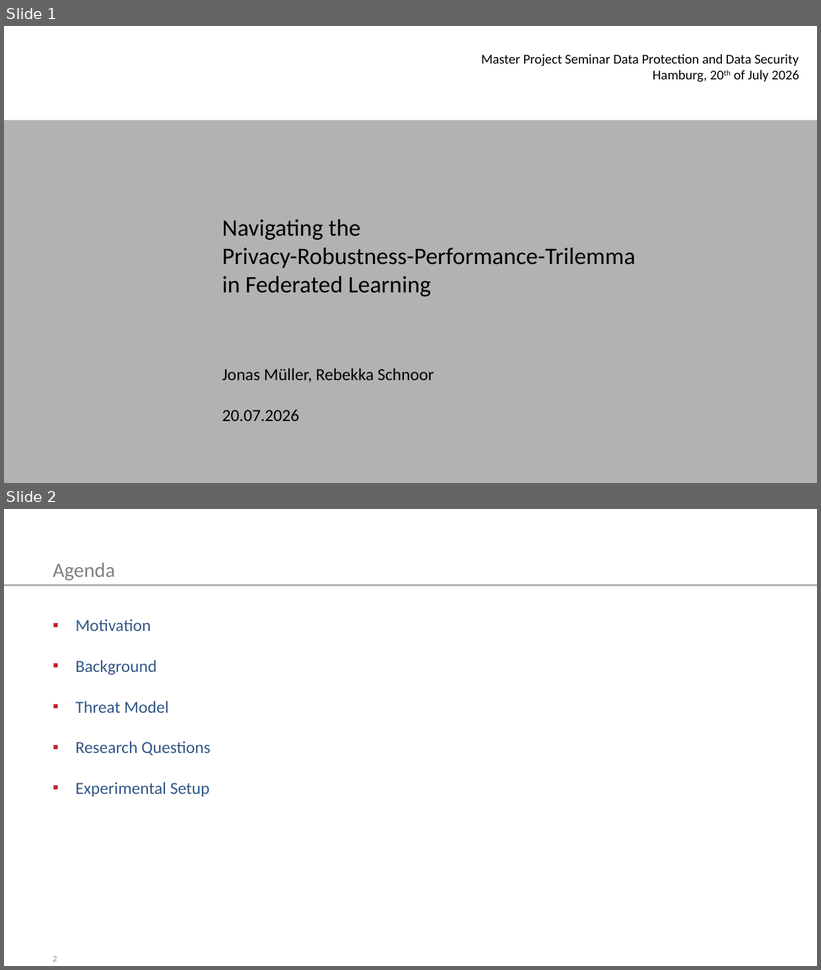
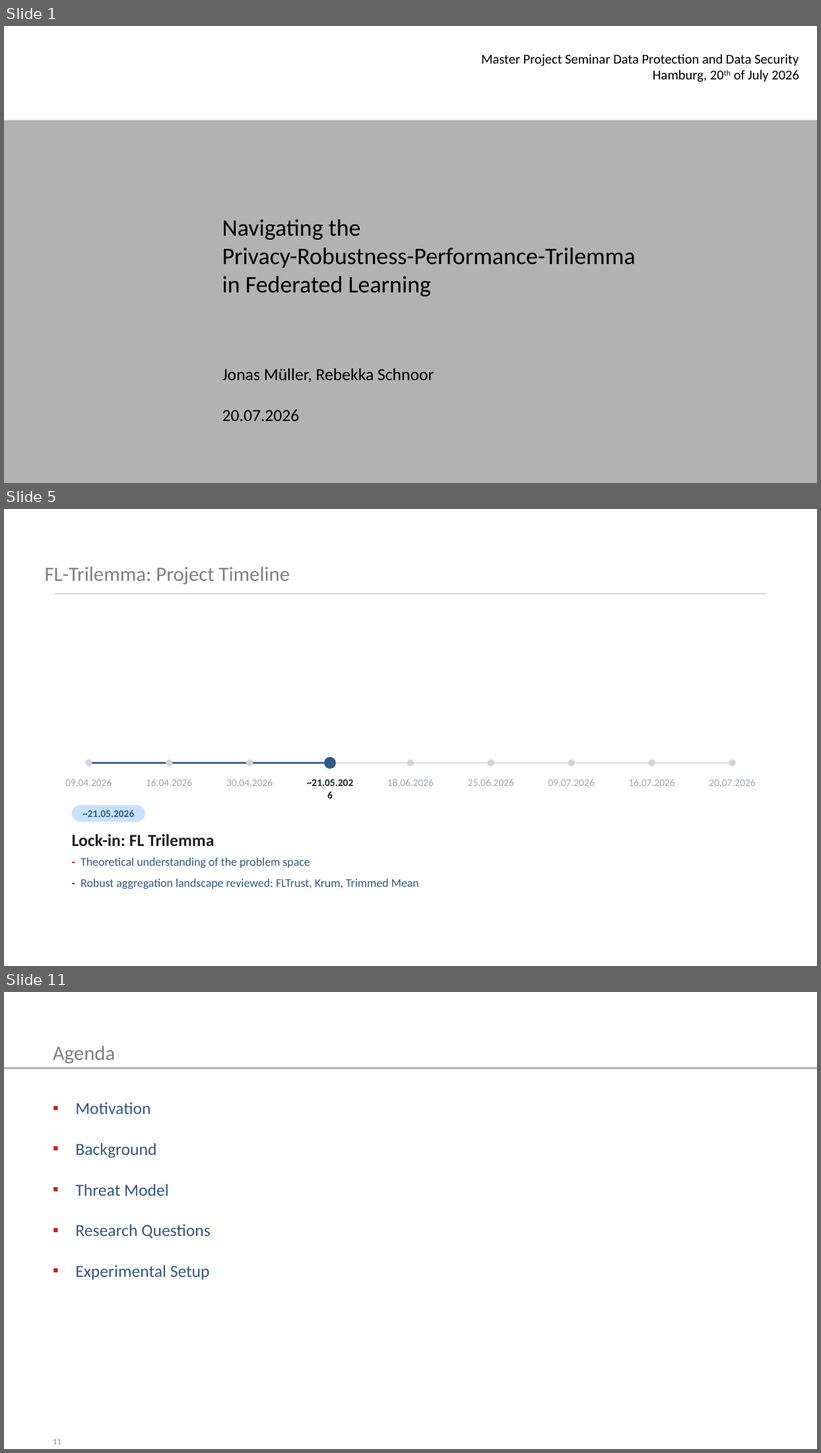
Before and after one commit to r-jschnoor/DPaDS, a slide deck: latex/final_presentation/DPaDS_final.pptx. Shown one above the other, each under a label of ours: slides 1 and 2 before the commit, slides 1, 5 and 11 after it; the slides between them are not shown. The pictures are 821x970 and 821x1453 pixels, drawn with LibreOffice and Linux fonts; fonts in the diff are those of the drawing; background and template pictures are left out. Boxes give left, top, right and bottom in pixels: in the first picture for what was removed or moved away, otherwise in the second. Text is boxed around its words. In the diff, an @@ line names an element or a change of style, - is before the commit and + after.

Commit message:
final pptx with timeline

```diff
--- a/latex/final_presentation/DPaDS_final.pptx
+++ b/latex/final_presentation/DPaDS_final.pptx
@@ slide 5 added at <box>4,509,817,966</box>, background #FFFFFF @@
@@ text added at <box>45,566,290,584</box>, 18 pt, text #808080 @@
+FL-Trilemma: Project Timeline
@@ line added from (54, 593) to (767, 593), #B3B3B3 0.75 pt @@
@@ ellipse added at <box>85,759,92,766</box>, fill #D1D5DB @@
@@ rounded rectangle added at <box>88,762,733,764</box>, fill #E2E2E2 @@
@@ rounded rectangle added at <box>88,762,330,764</box>, fill #325786 @@
@@ ellipse added at <box>166,759,172,766</box>, fill #D1D5DB @@
@@ ellipse added at <box>246,759,253,766</box>, fill #D1D5DB @@
@@ ellipse added at <box>324,757,337,769</box>, fill #325786 @@
@@ ellipse added at <box>407,759,414,766</box>, fill #D1D5DB @@
@@ ellipse added at <box>488,759,494,766</box>, fill #D1D5DB @@
@@ ellipse added at <box>568,759,575,766</box>, fill #D1D5DB @@
@@ ellipse added at <box>649,759,655,766</box>, fill #D1D5DB @@
@@ ellipse added at <box>729,759,736,766</box>, fill #D1D5DB @@
@@ text added at <box>65,780,112,786</box>, 9 pt, text #9CA3AF @@
+09.04.2026
@@ text added at <box>146,780,192,786</box>, 9 pt, text #9CA3AF @@
+16.04.2026
@@ text added at <box>226,780,273,786</box>, 9 pt, text #9CA3AF @@
+30.04.2026
@@ text added at <box>387,779,434,786</box>, 9 pt, text #9CA3AF @@
+18.06.2026
@@ text added at <box>468,780,514,786</box>, 9 pt, text #9CA3AF @@
+25.06.2026
@@ text added at <box>548,780,595,786</box>, 9 pt, text #9CA3AF @@
+09.07.2026
@@ text added at <box>629,780,675,786</box>, 9 pt, text #9CA3AF @@
+16.07.2026
@@ text added at <box>709,780,755,786</box>, 9 pt, text #9CA3AF @@
+20.07.2026
@@ rounded rectangle added at <box>71,806,145,823</box>, fill #C9E1FF, 9 pt, text #325786, bold @@
+~21.05.2026
@@ text added at <box>83,810,134,817</box>, 9 pt, text #1F2023, bold @@
+~21.05.2026
@@ text added at <box>72,834,214,846</box>, 15 pt, text #1F2023, bold @@
+Lock-in: FL Trilemma
@@ text added at <box>81,857,419,889</box>, 10.5 pt, text #325786 @@
+- Theoretical understanding of the problem space
+- Robust aggregation landscape reviewed: FLTrust, Krum, Trimmed Mean
@@ what was slide 2 is now slide 11 @@
@@ page number at <box>53,1439,61,1445</box>: text changed @@
-2
+11
```
Also in this commit, not shown: 8 other slides added, 1 other file.
